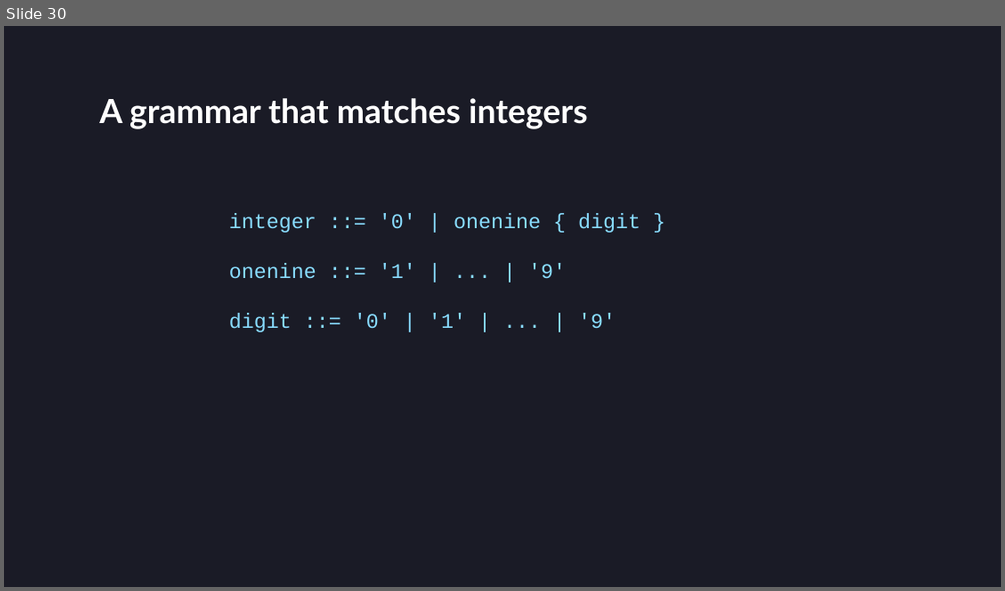
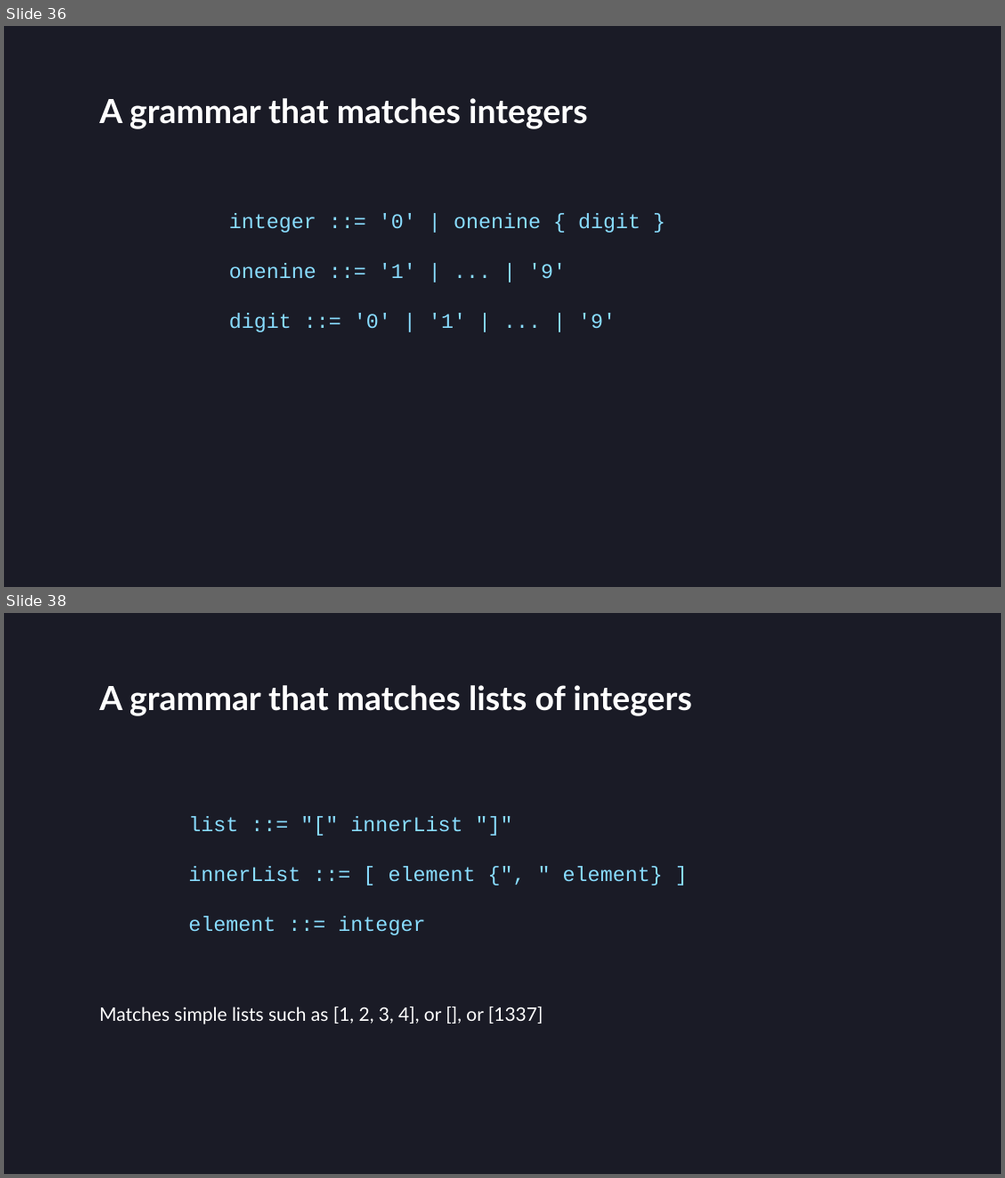
Before and after one commit to villuna/parsers-talk, a slide deck: presentation/presentation.pptx. Shown one above the other, each under a label of ours: slide 30 before the commit, slides 36 and 38 after it; the slides between them are not shown. The pictures are 1005x591 and 1005x1178 pixels, drawn with LibreOffice and Linux fonts; fonts in the diff are those of the drawing. Boxes give left, top, right and bottom in pixels: in the first picture for what was removed or moved away, otherwise in the second. Text is boxed around its words. In the diff, an @@ line names an element or a change of style, - is before the commit and + after.

```diff
--- a/presentation/presentation.pptx
+++ b/presentation/presentation.pptx
@@ slide 38 added at (x1=4, y1=613, x2=1001, y2=1174), background #1A1B26 @@
@@ title added at (x1=99, y1=685, x2=692, y2=716), 32 pt, text #FFFFFF, bold @@
+A grammar that matches lists of integers
@@ text added at (x1=188, y1=816, x2=663, y2=935), 20 pt, text #89DDFF @@
+list ::= "[" innerList "]"
+innerList ::= [ element {", " element} ]
+element ::= integer
@@ text added at (x1=99, y1=1006, x2=543, y2=1024), 18 pt, text #FFFFFF @@
+Matches simple lists such as [1, 2, 3, 4], or [], or [1337]
@@ what was slide 30 is now slide 36 @@
```
Also in this commit, not shown: 5 slides changed, 84 other slides added, 1 slide removed, 4 other files.
